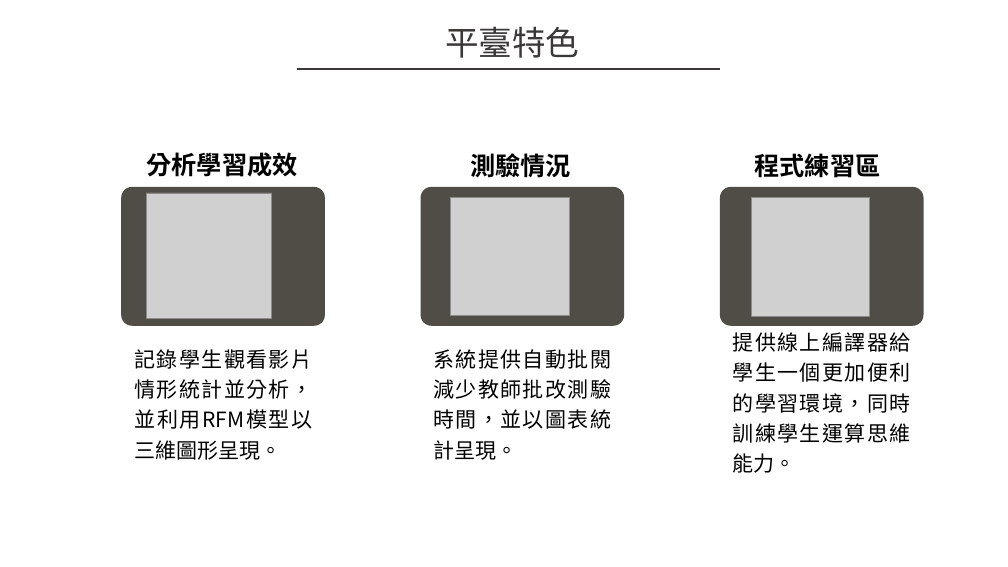
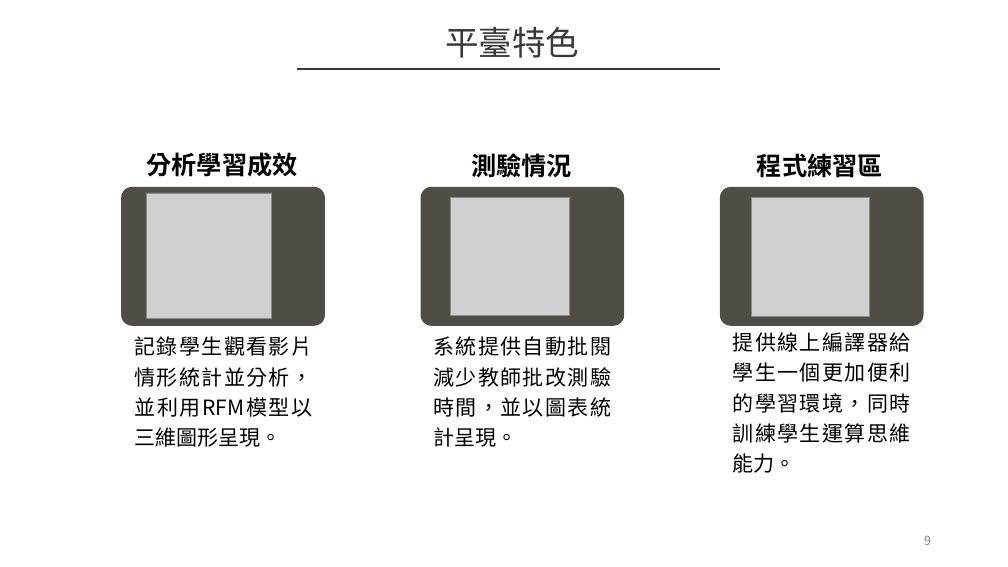
Before and after one commit to den19980107/nkust-online-study, a slide deck: slide 9 of i-Coding.pptx. Drawn at 1008x567 pixels with LibreOffice and Linux fonts; fonts in the diff are those of the drawing; grey boxes stand for pictures; background and template pictures are left out. Boxes give left, top, right and bottom in pixels: in the first picture for what was removed or moved away, otherwise in the second. Text is boxed around its words. In the diff, an @@ line names an element or a change of style, - is before the commit and + after.

```diff
--- a/i-Coding.pptx
+++ b/i-Coding.pptx
@@ text "記錄學生觀看影片情形統計並分析，並利用RFM模型以三維圖形呈現。": place and size @@
-text "記錄學生觀看影片情形統計並分析，並利用RFM模型以三維圖形呈現。" at bbox=[135, 349, 313, 460]
+text "記錄學生觀看影片情形統計並分析，並利用RFM模型以三維圖形呈現。" at bbox=[135, 336, 313, 447]
@@ text "系統提供自動批閱減少教師批改測驗時間，並以圖表統計呈現。": place and size @@
-text "系統提供自動批閱減少教師批改測驗時間，並以圖表統計呈現。" at bbox=[433, 349, 611, 460]
+text "系統提供自動批閱減少教師批改測驗時間，並以圖表統計呈現。" at bbox=[433, 336, 611, 447]
@@ page number added at bbox=[924, 536, 931, 545], 12 pt, text #8C8C8C @@
+9
```
Also in this commit, not shown: 11 other slides changed.
